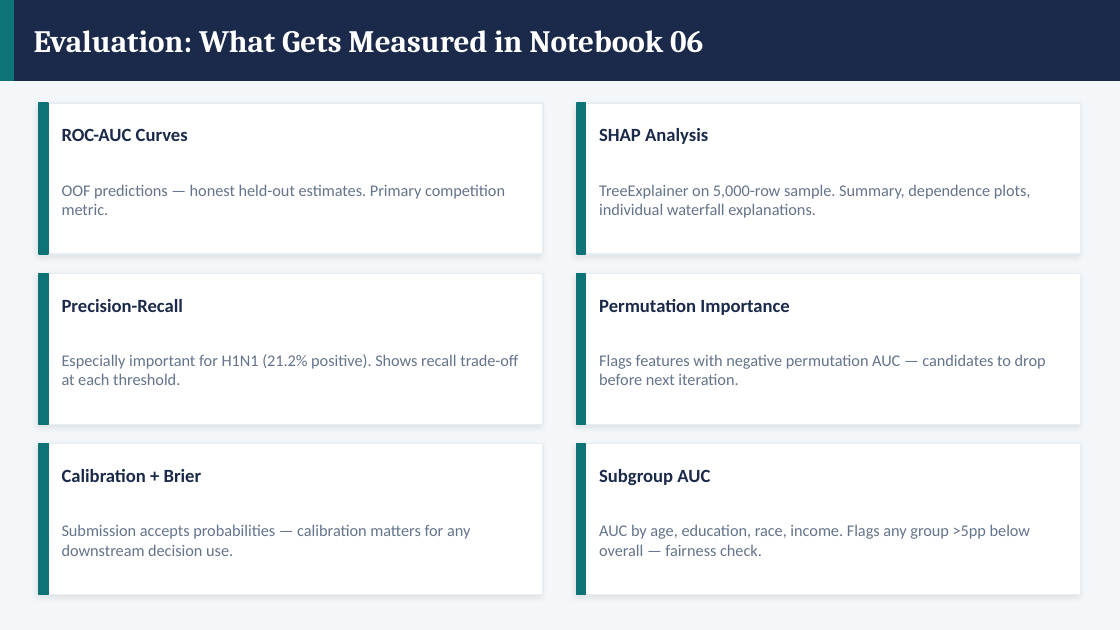
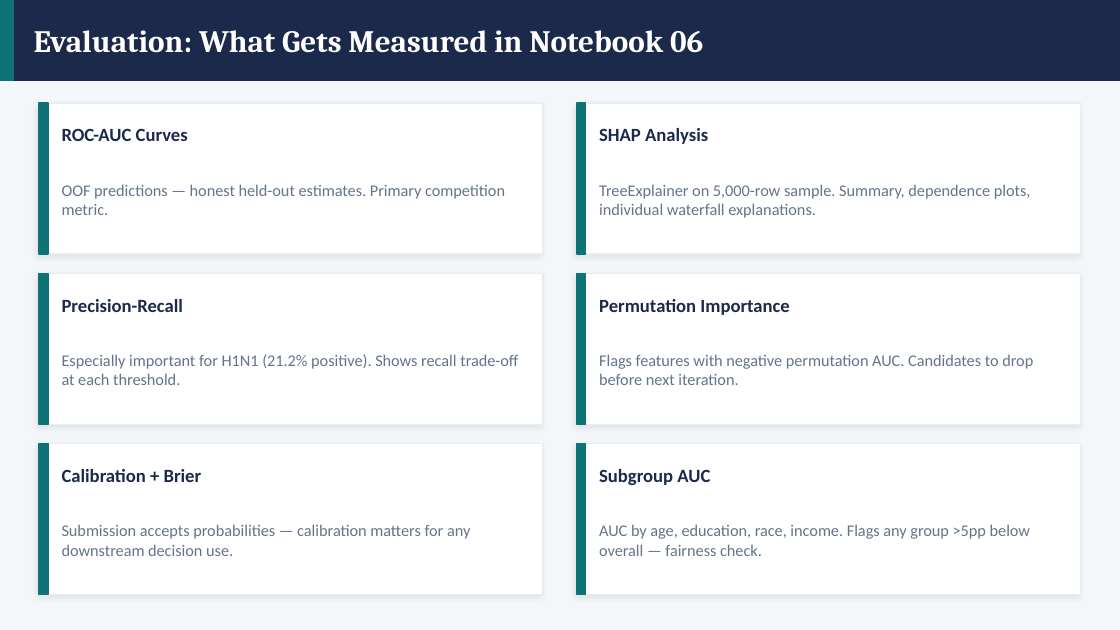
Before and after one commit to jarretangbazo/Flu-Shot-Learning, a slide deck: slide 7 of reports/flu_shot_analysis.pptx. Drawn at 1120x630 pixels with LibreOffice and Linux fonts; fonts in the diff are those of the drawing. Boxes give left, top, right and bottom in pixels: in the first picture for what was removed or moved away, otherwise in the second. Text is boxed around its words. In the diff, an @@ line names an element or a change of style, - is before the commit and + after.

```diff
--- a/reports/flu_shot_analysis.pptx
+++ b/reports/flu_shot_analysis.pptx
@@ text at (x1=599, y1=354, x2=1033, y2=385): text changed @@
-Flags features with negative permutation AUC — candidates to drop before next iteration.
+Flags features with negative permutation AUC. Candidates to drop before next iteration.
```
Also in this commit, not shown: 4 other slides changed, 2 other files.
